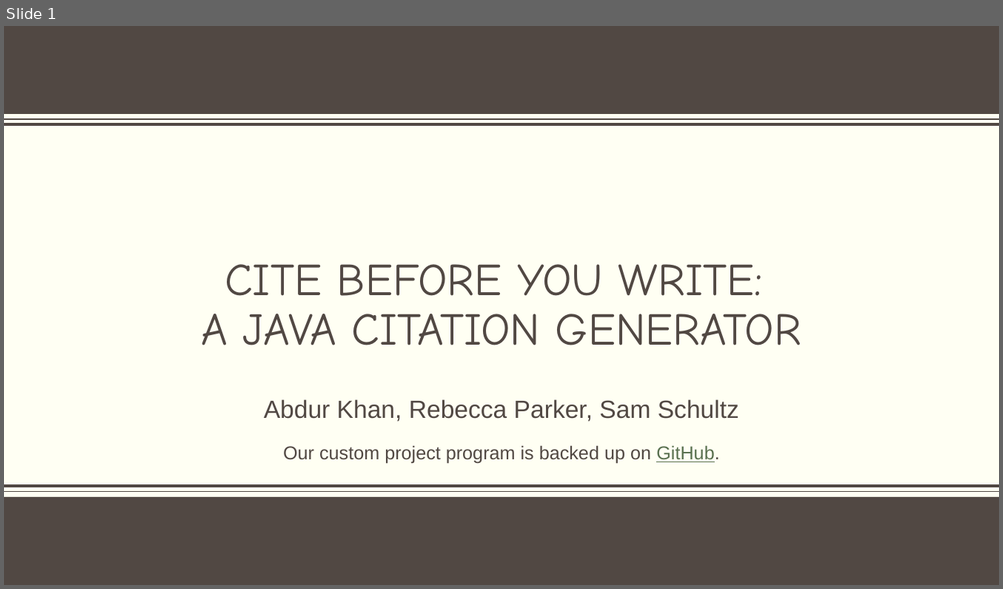
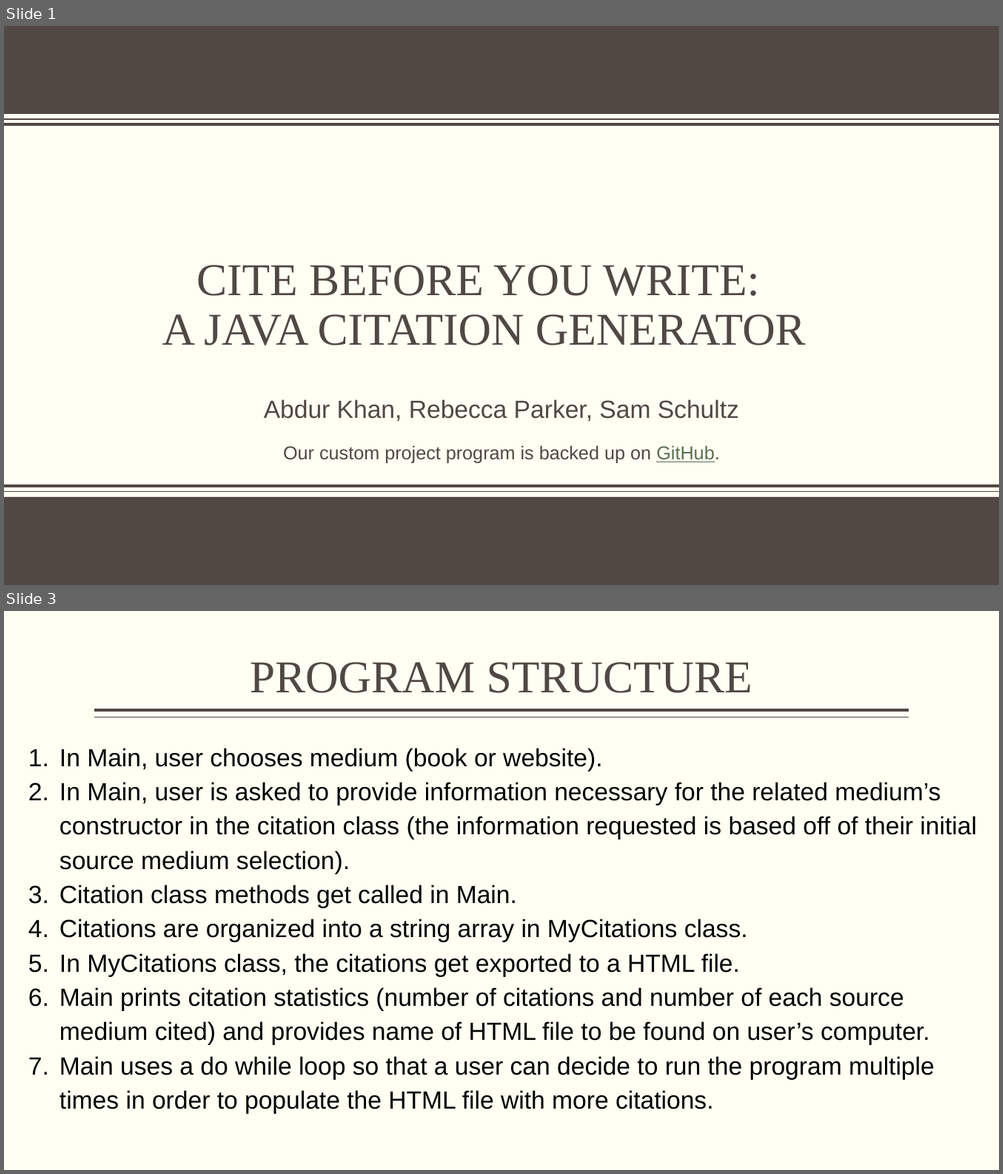
Before and after one commit to RJP43/JavaCustomProject-LUC_Comp-170, a slide deck: COMP170_CustomProject-Presentation.pptx. Shown one above the other, each under a label of ours: slide 1 before the commit, slides 1 and 3 after it; the slides between them are not shown. The pictures are 1003x589 and 1003x1174 pixels, drawn with LibreOffice and Linux fonts; fonts in the diff are those of the drawing; background and template pictures are left out. Boxes give left, top, right and bottom in pixels: in the first picture for what was removed or moved away, otherwise in the second. Text is boxed around its words. In the diff, an @@ line names an element or a change of style, - is before the commit and + after.

Commit message:
update custom project program and presentation slides: almost completed

```diff
--- a/COMP170_CustomProject-Presentation.pptx
+++ b/COMP170_CustomProject-Presentation.pptx
@@ slide 3 added at (x1=4, y1=611, x2=999, y2=1170), background #FFFFF3 @@
@@ title added at (x1=250, y1=662, x2=752, y2=693), 44 pt, text #514843 @@
+PROGRAM STRUCTURE
@@ line added from (909, 710) to (94, 710), #514843 3 pt @@
@@ line added from (909, 718) to (94, 718), #514843 1 pt @@
@@ text added at (x1=60, y1=748, x2=976, y2=1114), 24 pt, text #000000 @@
+1. In Main, user chooses medium (book or website).
+2. In Main, user is asked to provide information necessary for the related medium’s constructor in the citation class (the information requested is based off of their initial source medium selection).
+3. Citation class methods get called in Main.
+4. Citations are organized into a string array in MyCitations class.
+5. In MyCitations class, the citations get exported to a HTML file.
+6. Main prints citation statistics (number of citations and number of each source medium cited) and provides name of HTML file to be found on user’s computer.
+7. Main uses a do while loop so that a user can decide to run the program multiple times in order to populate the HTML file with more citations.
@@ slide 1 changed as well @@
@@ title "CITE BEFORE YOU WRITE: A ..." moved from (x1=201, y1=264, x2=801, y2=346) to (x1=162, y1=265, x2=805, y2=346) @@
@@ title "CITE BEFORE YOU WRITE: A ..." at (x1=162, y1=265, x2=805, y2=346): font Comic Neue to Times New Roman @@
```
Also in this commit, not shown: 1 other slide changed, 3 other slides added, 3 slides removed, 3 other files.
